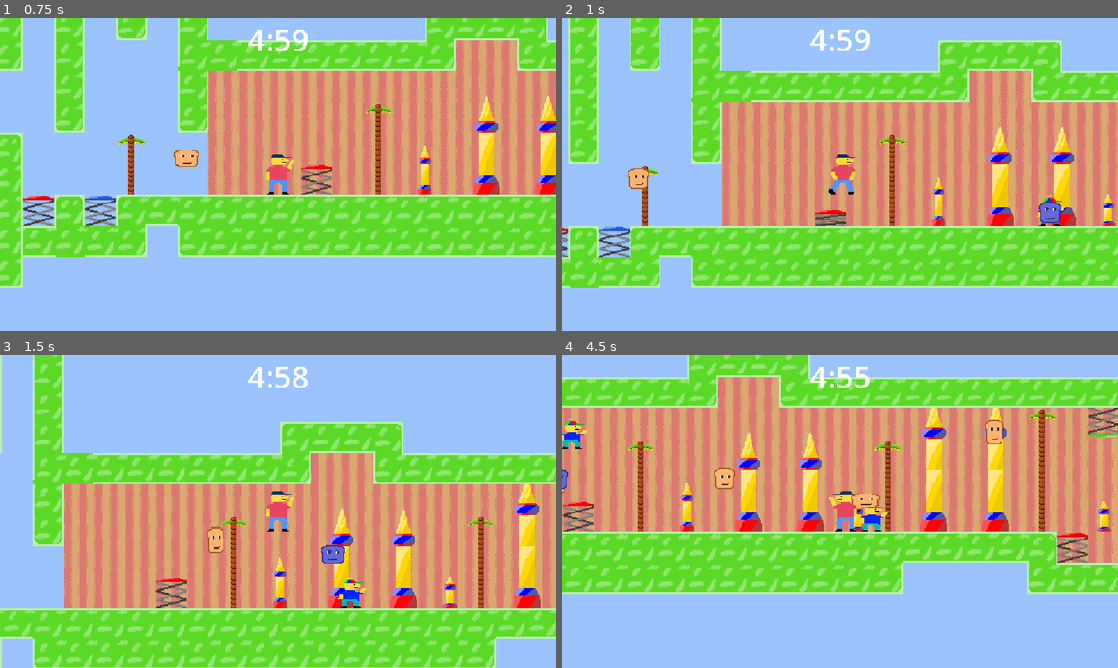
Above: before the commit, frames 1-4 (two rows, left to right).
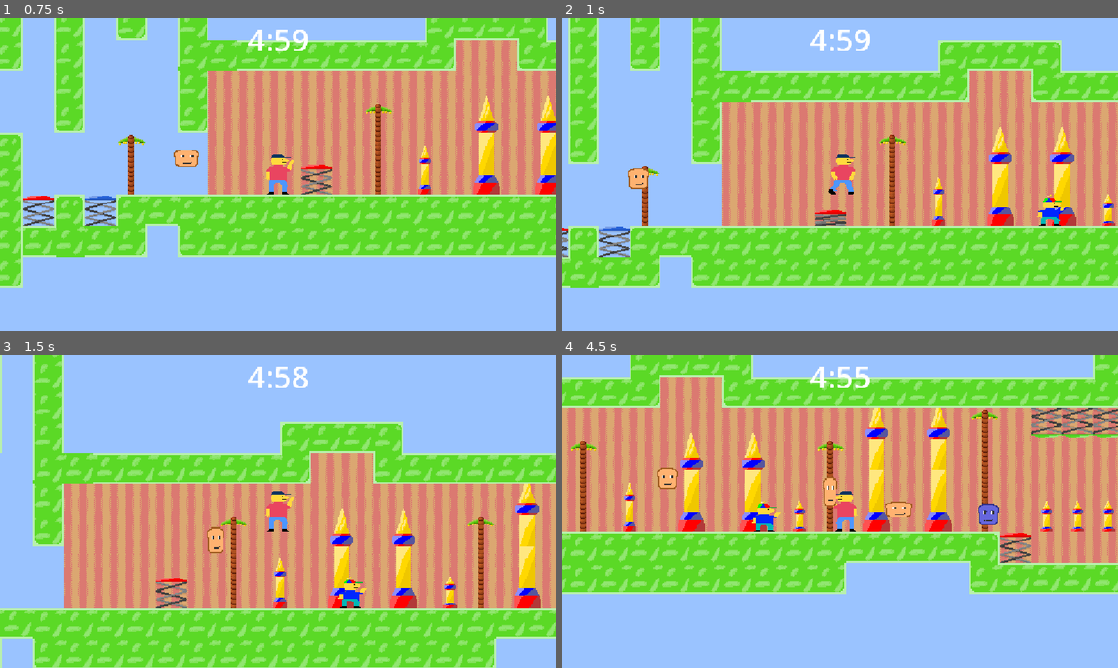
Above: after the commit, the same moments.

Repository: ropva/haven-game
Game: Godot game, scene res://scenes/main.tscn
Same seed, same stepped clock (60 frames per second), same inputs: the game is played once before the commit and once after it.
Inputs:
- Up to frame 1 (0.75 s): tap Enter (ui_accept) at 0.5 s; hold Right (ui_right) from 0.53 s (still down); hold F (shoot) from 0.53 s (still down)
- Up to frame 2 (1 s): keep holding Right (ui_right); keep holding F (shoot); tap Enter (ui_accept) at 0.77 s
- Up to frame 3 (1.5 s): keep holding Right (ui_right); release F (shoot) at 1.28 s; tap F (shoot) at 1.35 s
- Up to frame 4 (4.5 s): tap Enter (ui_accept) at 1.52, 3.02, 3.77 s; release Right (ui_right) at 2.03 s; hold Left (ui_left) 2.03-2.78 s; hold F (shoot) 2.03-2.78 s; hold Right (ui_right) 2.78-4.28 s; tap F (shoot) at 2.85, 4.35 s; hold F (shoot) 3.53-4.28 s; hold Left (ui_left) from 4.28 s (still down)

Frame 1 is identical in both runs. In frame 2, 0.2% of the frame differs, in the area x 85-90%, y 58-66%; in frame 3, 0.2%; in frame 4, 42%, in the area x 0-100%, y 0-77%.

Commit message:
smarter children

Diff:
--- a/enemy.tscn
+++ b/enemy.tscn
@@ -53,6 +53,8 @@
 }]
 
 [node name="enemy" type="CharacterBody2D" unique_id=1054328299]
+collision_layer = 0
+collision_mask = 8
 script = ExtResource("1_4gyqm")
 
 [node name="CollisionShape2D" type="CollisionShape2D" parent="." unique_id=1847780091]
@@ -64,4 +66,5 @@
 animation = &"shoot"
 
 [node name="Timer" type="Timer" parent="." unique_id=750249360]
+wait_time = 3.0
 autostart = true
--- a/res/terrain_tileset.tres
+++ b/res/terrain_tileset.tres
@@ -419,7 +419,8 @@
 
 [resource]
 tile_size = Vector2i(32, 32)
-physics_layer_0/collision_layer = 1
+physics_layer_0/collision_layer = 255
+physics_layer_0/collision_mask = 255
 terrain_set_0/mode = 0
 terrain_set_0/terrain_0/name = "greeb"
 terrain_set_0/terrain_0/color = Color(0, 0.34509805, 0, 1)
--- a/scenes/evil_bread.tscn
+++ b/scenes/evil_bread.tscn
@@ -7,7 +7,8 @@
 radius = 7.0
 
 [node name="evil_bread" type="CharacterBody2D" unique_id=1170265474]
-collision_layer = 2
+collision_layer = 6
+collision_mask = 7
 script = ExtResource("1_y70hy")
 
 [node name="Sprite2D" type="Sprite2D" parent="." unique_id=343389894]
--- a/scenes/main.gd
+++ b/scenes/main.gd
@@ -16,6 +16,9 @@
 	$enemy.shoot_bread.connect(func(b):
 		add_child(b)
 	)
+	$enemy2.shoot_bread.connect(func(b):
+		add_child(b)
+	)
 
 
 # Called every frame. 'delta' is the elapsed time since the previous frame.
